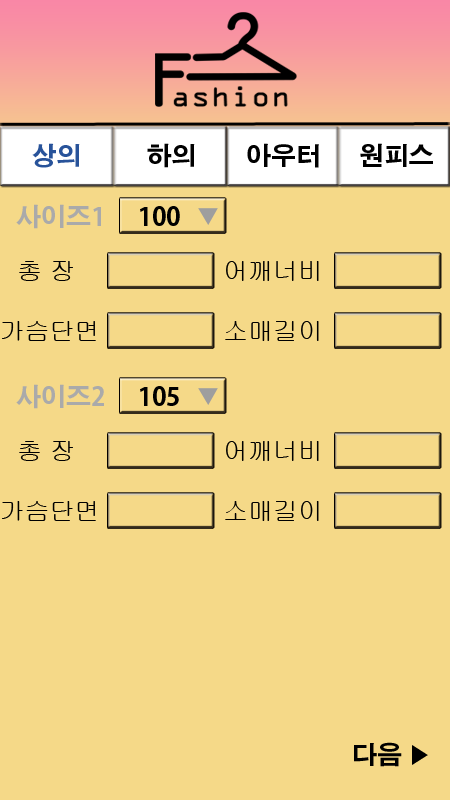
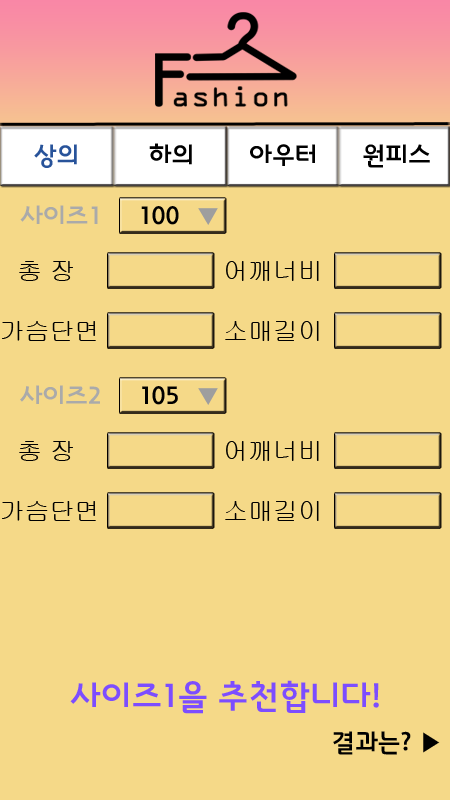
The second 450px x 800px image is a revision of the first. Changes to its layers:
painted on "원피스" over box(360, 143, 433, 168)
painted on "아우터" over box(247, 143, 319, 168)
painted on "하의" over box(147, 143, 195, 168)
painted on "상의" over box(32, 143, 80, 168)
painted on "사이즈1" (1st of 5, in "상의 클릭시" › "사이즈 1") over box(16, 204, 101, 229)
painted on "100" over box(140, 206, 180, 226)
painted on "사이즈2" (2nd of 8, in "상의 클릭시" › "사이즈2") over box(16, 384, 104, 409)
painted on "105" over box(140, 386, 179, 406)
renamed "다음 ▶" to "결과는? ▶", painted on it over box(333, 731, 440, 767)
added layer "사이즈1을 추천합니다!" above "배경" over box(70, 680, 379, 714)
